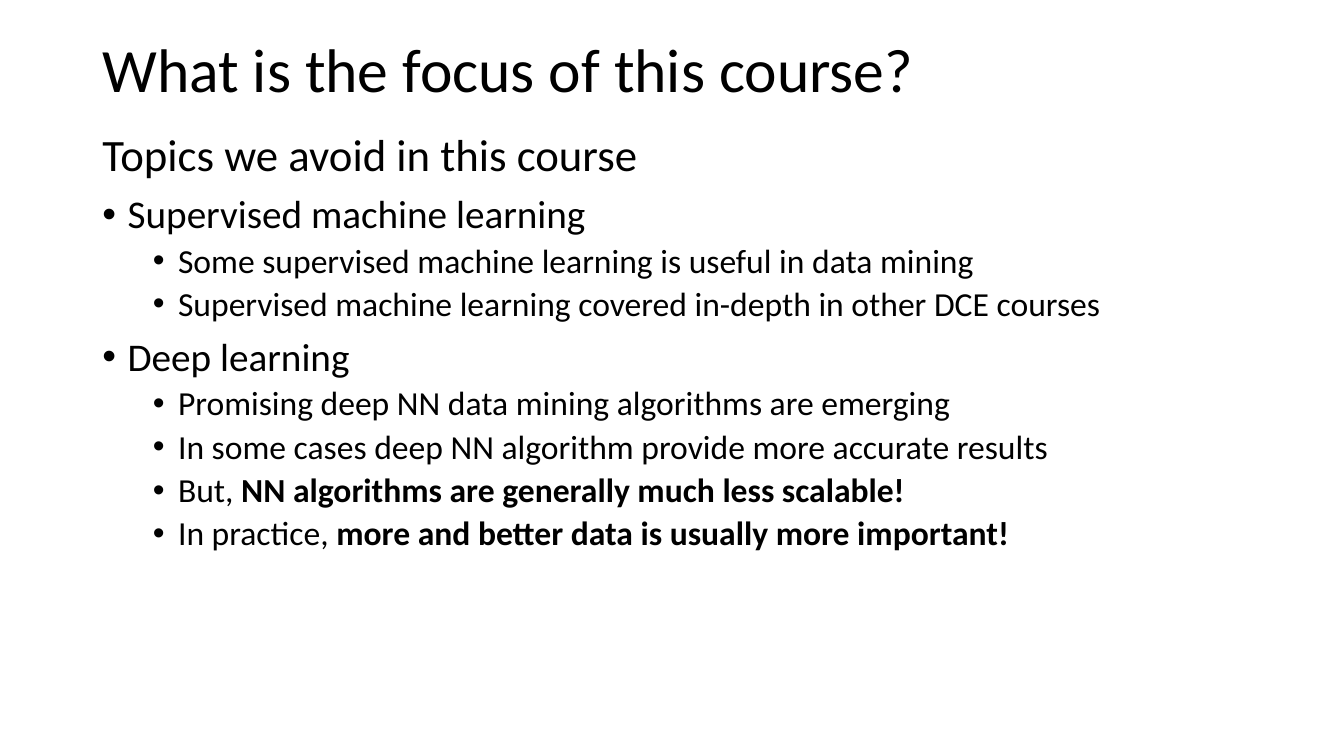
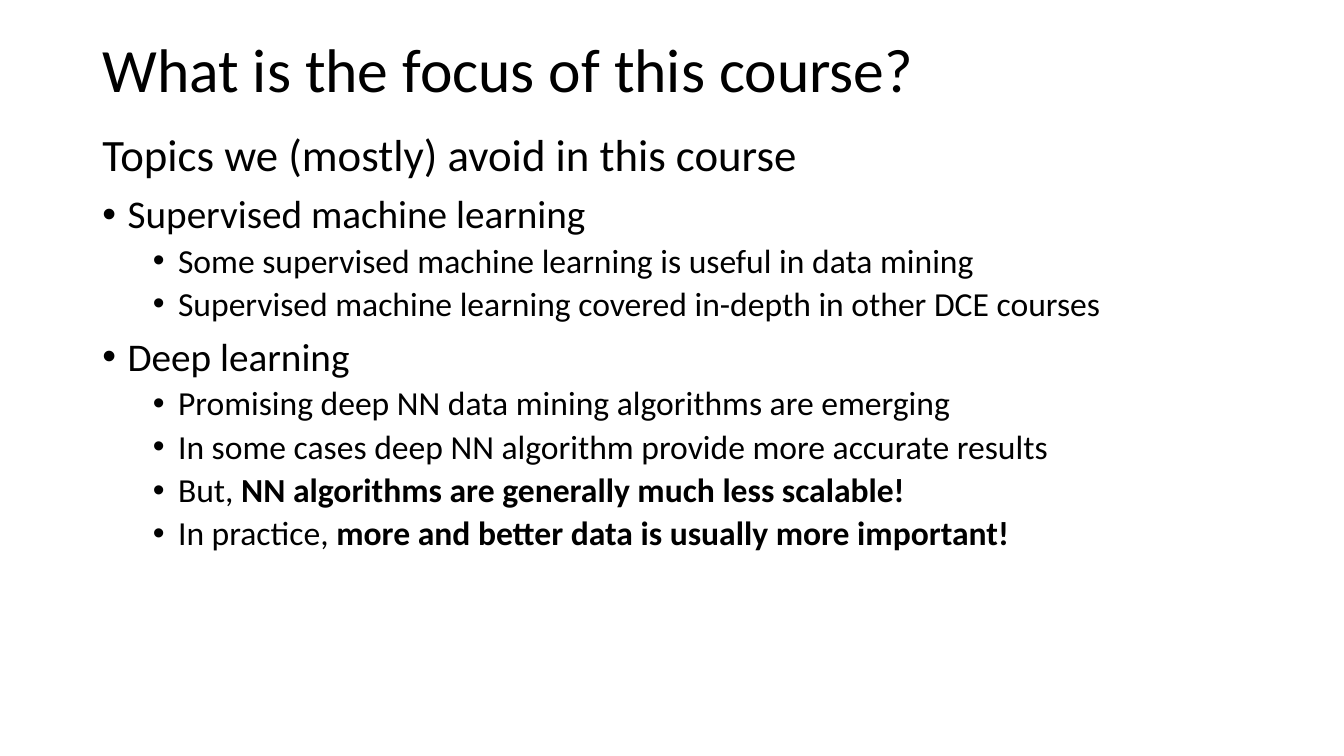
Before and after one commit to StephenElston/CSCI-E-108, a slide deck: slide 13 of slides/1_Introduction.pptx (slide 12 before the commit). Drawn at 1344x756 pixels with LibreOffice and Linux fonts; fonts in the diff are those of the drawing. Boxes give left, top, right and bottom in pixels: in the first picture for what was removed or moved away, otherwise in the second. Text is boxed around its words. In the diff, an @@ line names an element or a change of style, - is before the commit and + after.

```diff
--- a/slides/1_Introduction.pptx
+++ b/slides/1_Introduction.pptx
@@ text at bbox=[102, 138, 796, 179]: text changed @@
-Topics we avoid in this course
+Topics we (mostly) avoid in this course
```
Also in this commit, not shown: 10 other slides changed, 2 slides added.
